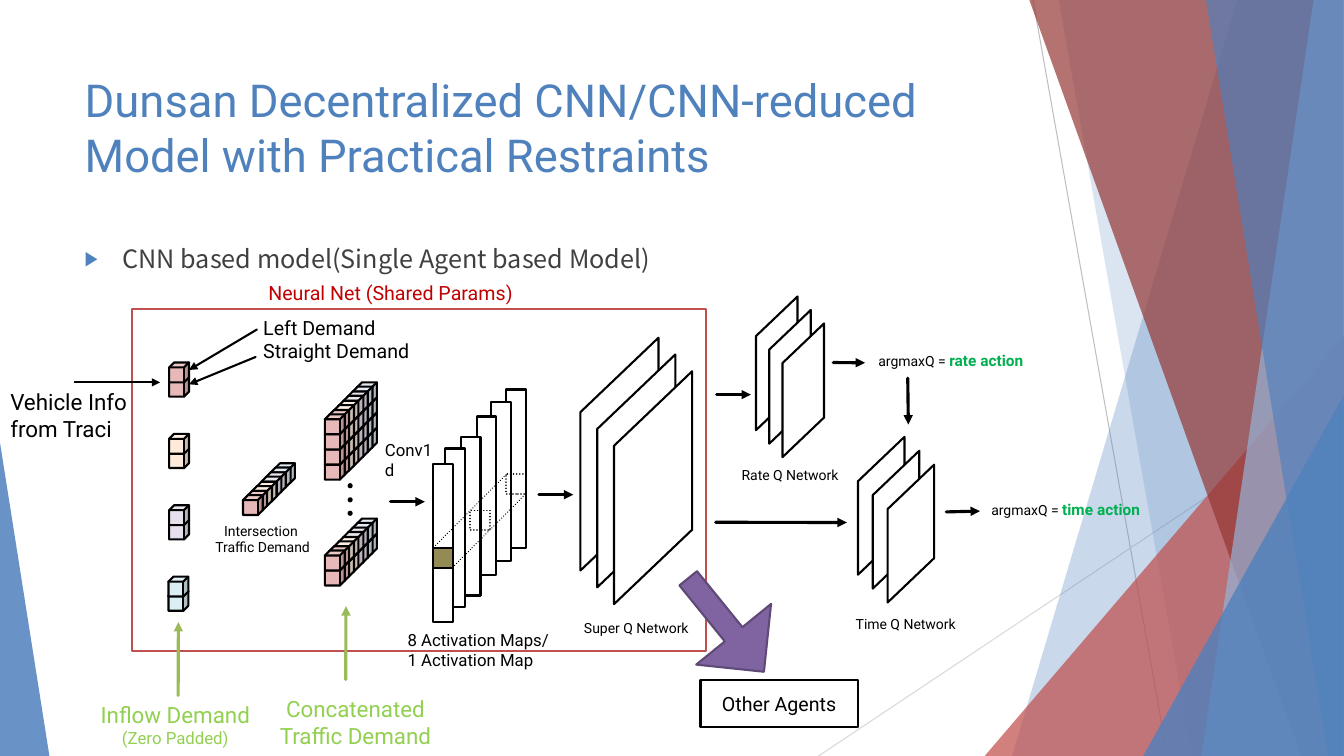
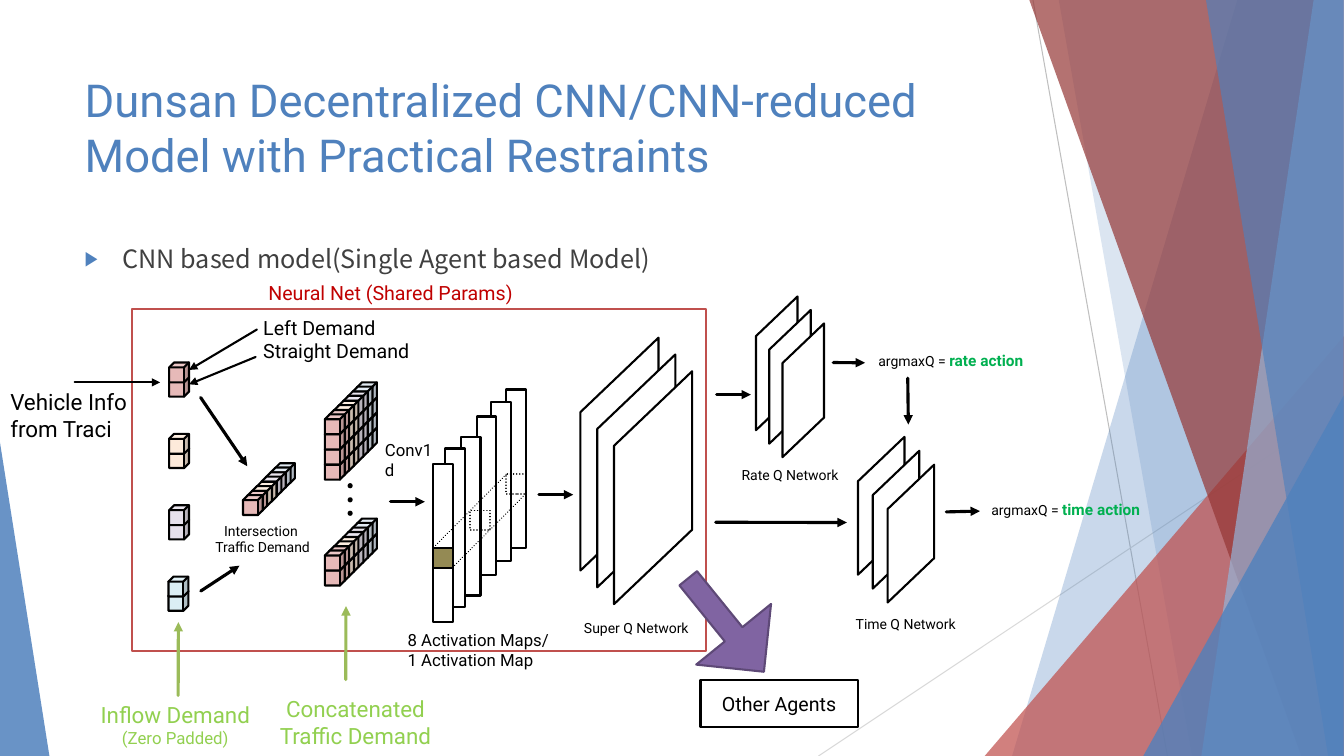
Before and after one commit to 3neutronstar/rl-constraints-traffic, a slide deck: slide 12 of Traffic Optimization Final Speech.pptx. Drawn at 1344x756 pixels with LibreOffice and Linux fonts; fonts in the diff are those of the drawing. Boxes give left, top, right and bottom in pixels: in the first picture for what was removed or moved away, otherwise in the second. Text is boxed around its words. In the diff, an @@ line names an element or a change of style, - is before the commit and + after.

```diff
--- a/Traffic Optimization Final Speech.pptx
+++ b/Traffic Optimization Final Speech.pptx
@@ arrow added from (201, 397) to (247, 467), #000000 2.25 pt @@
@@ arrow added from (201, 591) to (240, 566), #000000 2.25 pt @@
```
Also in this commit, not shown: 1 other slide changed, 4 other files.
